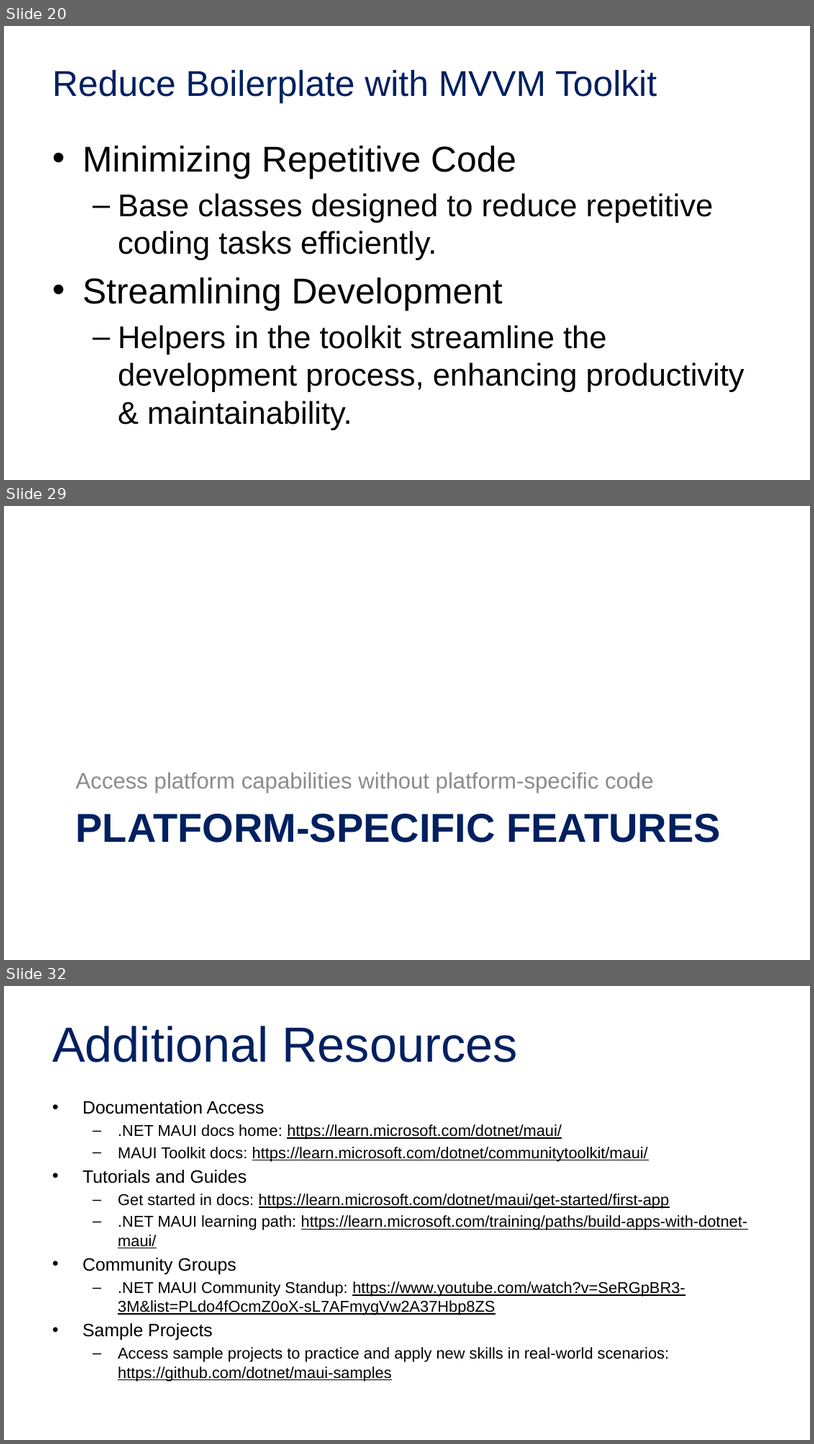
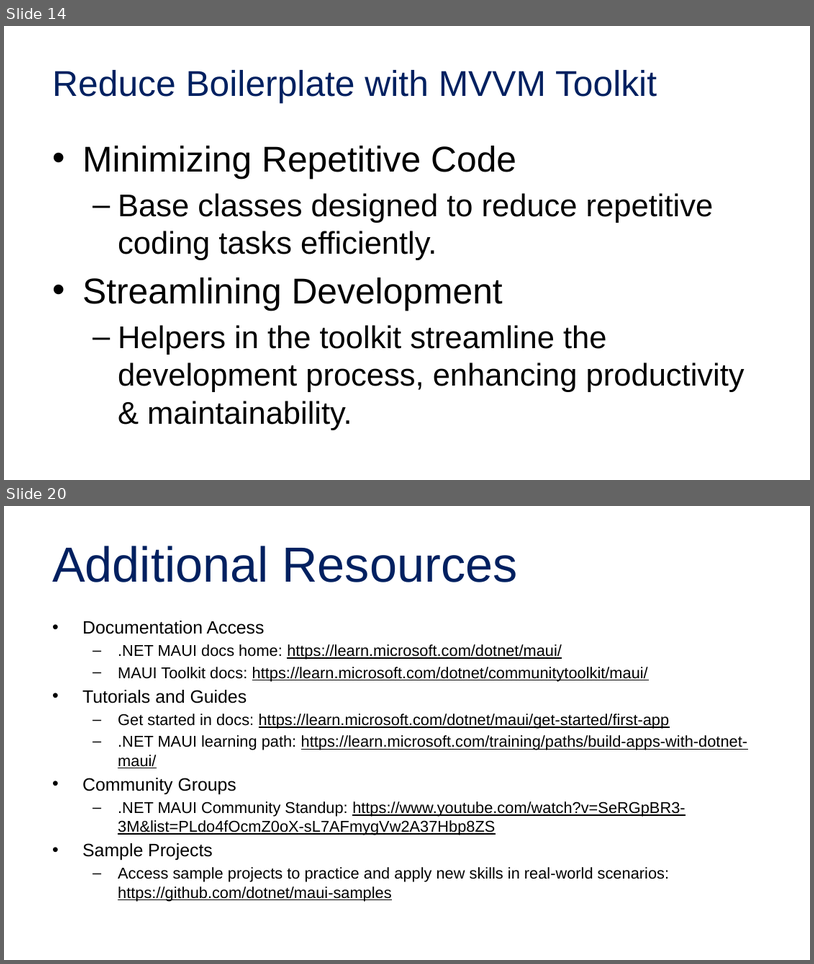
Before and after one commit to alvinashcraft/speaking, a slide deck: 2025/1116_VSLiveOrlando/Maui Toolkit/Create Multi-Platform Apps with .NET.pptx. Shown one above the other, each under a label of ours: slides 20, 29 and 32 before the commit, slides 14 and 20 after it; the slides between them are not shown. The pictures are 814x1444 and 814x964 pixels, drawn with LibreOffice and Linux fonts; fonts in the diff are those of the drawing; background and template pictures are left out. Boxes give left, top, right and bottom in pixels: in the first picture for what was removed or moved away, otherwise in the second. Text is boxed around its words. In the diff, an @@ line names an element or a change of style, - is before the commit and + after.

```diff
--- a/2025/1116_VSLiveOrlando/Maui Toolkit/Create Multi-Platform Apps with .NET.pptx
+++ b/2025/1116_VSLiveOrlando/Maui Toolkit/Create Multi-Platform Apps with .NET.pptx
@@ slide 29 removed at [4,506,810,960], background picture (left out) @@
@@ text removed at [76,772,654,793] @@
-Access platform capabilities without platform-specific code
@@ title removed at [76,813,720,842] @@
-PLATFORM-SPECIFIC FEATURES
@@ what was slide 20 is now slide 14 @@
@@ what was slide 32 is now slide 20 @@
```
Also in this commit, not shown: 10 slides changed, 11 other slides removed.
